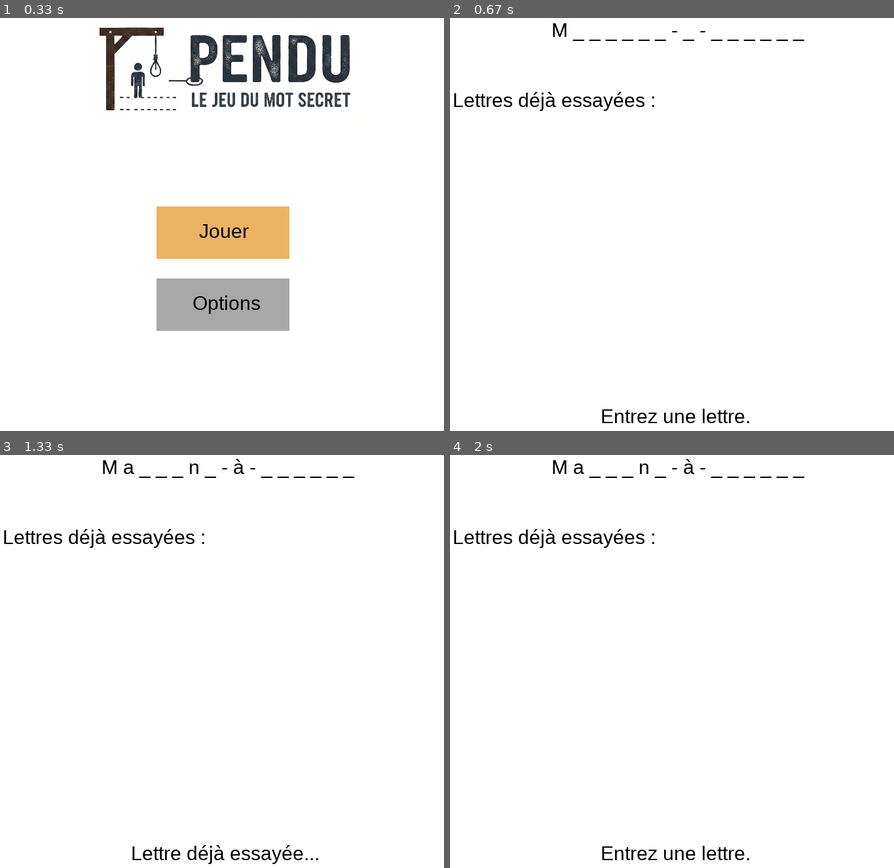
Above: before the commit, frames 1-4 (two rows, left to right).
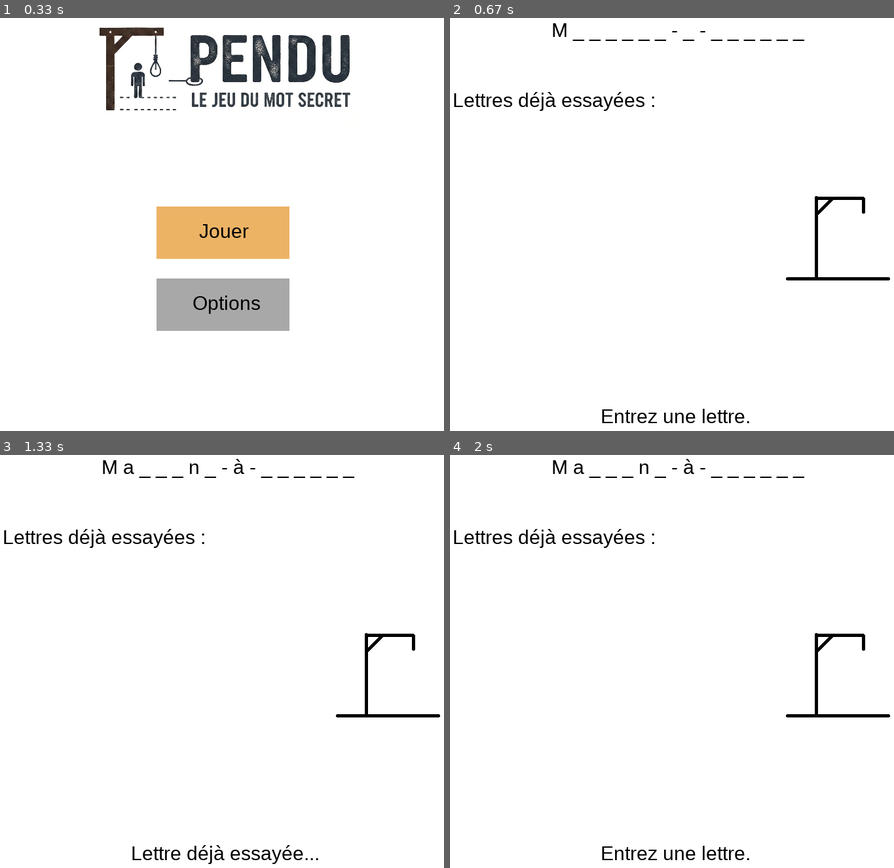
Above: after the commit, the same moments.

Repository: nicolas-riera/pendu
Game: pygame game, started from main.py
Same seed, same stepped clock (60 frames per second), same inputs: the game is played once before the commit and once after it.
Inputs:
- Up to frame 1 (0.33 s): no input
- Up to frame 2 (0.67 s): click "Jouer" at 0.38 s
- Up to frame 3 (1.33 s): type "ann" at 0.67 s; tap Enter at 1 s
- Up to frame 4 (2 s): no input

Frame 1 is identical in both runs. In frame 2, 0.5% of the frame differs, in the area x 75-100%, y 43-64%; in frame 3, 0.5%; in frame 4, 0.5%.

Commit message:
fix(game): fixed some behaviors and added a delay before win/lose popup displays

Diff:
--- a/src/game.py
+++ b/src/game.py
@@ -15,6 +15,12 @@
 
 BASE_DIR = os.path.dirname(os.path.abspath(__file__))
 FONT_PATH = os.path.join(BASE_DIR, "../", "assets", "font", "LiberationSans-Regular.ttf")
+
+# Assets loading
+
+HANGMAN_IMG = tuple(
+    pygame.image.load(os.path.join(BASE_DIR, "..", "assets", "img", "hangman", f"{i}.png"))
+    for i in range(7))
 
 # Functions
 
@@ -126,7 +132,7 @@
 
 def reset_values():
 
-    life = 7
+    life = 6
     word_to_guess = random.choice(read_words())
     word_to_guess_normalized = normalizing_str(word_to_guess)
     clue, letters_found, letters_tried = make_clue(word_to_guess)
@@ -169,11 +175,15 @@
         letters_tried_text = my_fonts[0].render(str_already_tried_letters(letters_tried.upper()), True, (0, 0, 0))
         screen.blit(letters_tried_text, (60, 370))
 
+        hangman_title_rect = HANGMAN_IMG[6-life].get_rect(center=(650, 500))
+        hangman_title_scaled = pygame.transform.scale(HANGMAN_IMG[6-life], (HANGMAN_IMG[6-life].get_size()[0]*1, HANGMAN_IMG[6-life].get_size()[1]*1))
+        screen.blit(hangman_title_scaled, hangman_title_rect)
+
         # Display text rendering
 
         display_text_y = 770
 
-        if display_text_good_choice:
+        if display_text_good_choice and not(notice_win_popup or notice_lose_popup):
             render_adaptive_text(
             screen,
             "Bonne pioche !",
@@ -187,7 +197,7 @@
             if time.monotonic() - display_text_timestamp >= 1.0:
                 display_text_good_choice = False
 
-        elif display_text_wrong_choice:
+        elif display_text_wrong_choice and not(notice_win_popup or notice_lose_popup):
             render_adaptive_text(
             screen,
             "Mauvaise pioche !",
@@ -201,7 +211,7 @@
             if time.monotonic() - display_text_timestamp >= 1.0:
                 display_text_wrong_choice = False
 
-        elif display_text_tried_letter:
+        elif display_text_tried_letter and not(notice_win_popup or notice_lose_popup):
             render_adaptive_text(
             screen,
             "Lettre déjà essayée...",
@@ -216,7 +226,7 @@
                 display_text_tried_letter = False
 
 
-        else:
+        elif not(notice_win_popup or notice_lose_popup):
             render_adaptive_text(
             screen,
             "Entrez une lettre.",
@@ -233,19 +243,21 @@
             break
 
         elif notice_win_popup:
-            notice_win_popup, usr_choice = replay_menu_popup(screen, clock, my_fonts, mouseclicked, "Vous avez gagné !", (195, 315))
-            if usr_choice == 1:
-                life, letters_found, letters_tried, word_to_guess, word_to_guess_normalized, clue, letter_checked, notice_win_popup, notice_lose_popup, display_text_good_choice, display_text_wrong_choice, display_text_tried_letter = reset_values()
-            elif usr_choice == 2:
-                gaming = False
+            if time.monotonic() - popup_delay >= 0.7:
+                notice_win_popup, usr_choice = replay_menu_popup(screen, clock, my_fonts, mouseclicked, "Vous avez gagné !", (195, 315))
+                if usr_choice == 1:
+                    life, letters_found, letters_tried, word_to_guess, word_to_guess_normalized, clue, letter_checked, notice_win_popup, notice_lose_popup, display_text_good_choice, display_text_wrong_choice, display_text_tried_letter = reset_values()
+                elif usr_choice == 2:
+                    gaming = False
 
 
         elif notice_lose_popup:
-            notice_lose_popup, usr_choice = replay_menu_popup(screen, clock, my_fonts, mouseclicked, "Vous avez perdu...", (195, 315))
-            if usr_choice == 1:
-                life, letters_found, letters_tried, word_to_guess, word_to_guess_normalized, clue, letter_checked, notice_win_popup, notice_lose_popup, display_text_good_choice, display_text_wrong_choice, display_text_tried_letter = reset_values()
-            elif usr_choice == 2:
-                gaming = False
+            if time.monotonic() - popup_delay >= 0.7:
+                notice_lose_popup, usr_choice = replay_menu_popup(screen, clock, my_fonts, mouseclicked, "Vous avez perdu...", (195, 315))
+                if usr_choice == 1:
+                    life, letters_found, letters_tried, word_to_guess, word_to_guess_normalized, clue, letter_checked, notice_win_popup, notice_lose_popup, display_text_good_choice, display_text_wrong_choice, display_text_tried_letter = reset_values()
+                elif usr_choice == 2:
+                    gaming = False
 
         else:
 
@@ -285,9 +297,11 @@
 
         if game_won_check(clue, word_to_guess) and not (notice_win_popup or notice_lose_popup):
             notice_win_popup = True
-
-        if life == 0:
+            popup_delay = time.monotonic()
+
+        if life == 0 and not (notice_win_popup or notice_lose_popup):
             notice_lose_popup = True
+            popup_delay = time.monotonic()
 
         pygame.display.flip()
         clock.tick(60)
